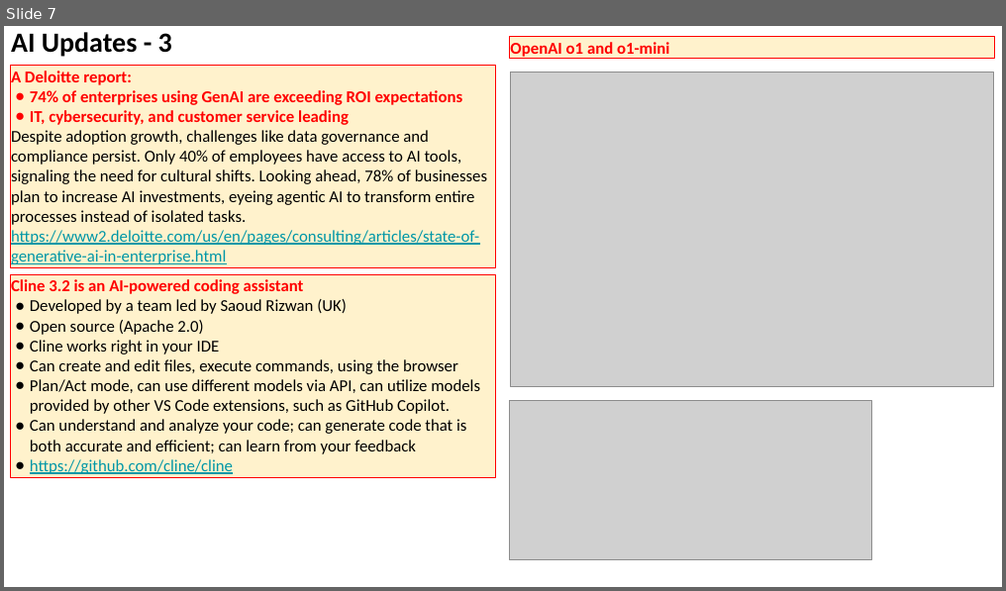
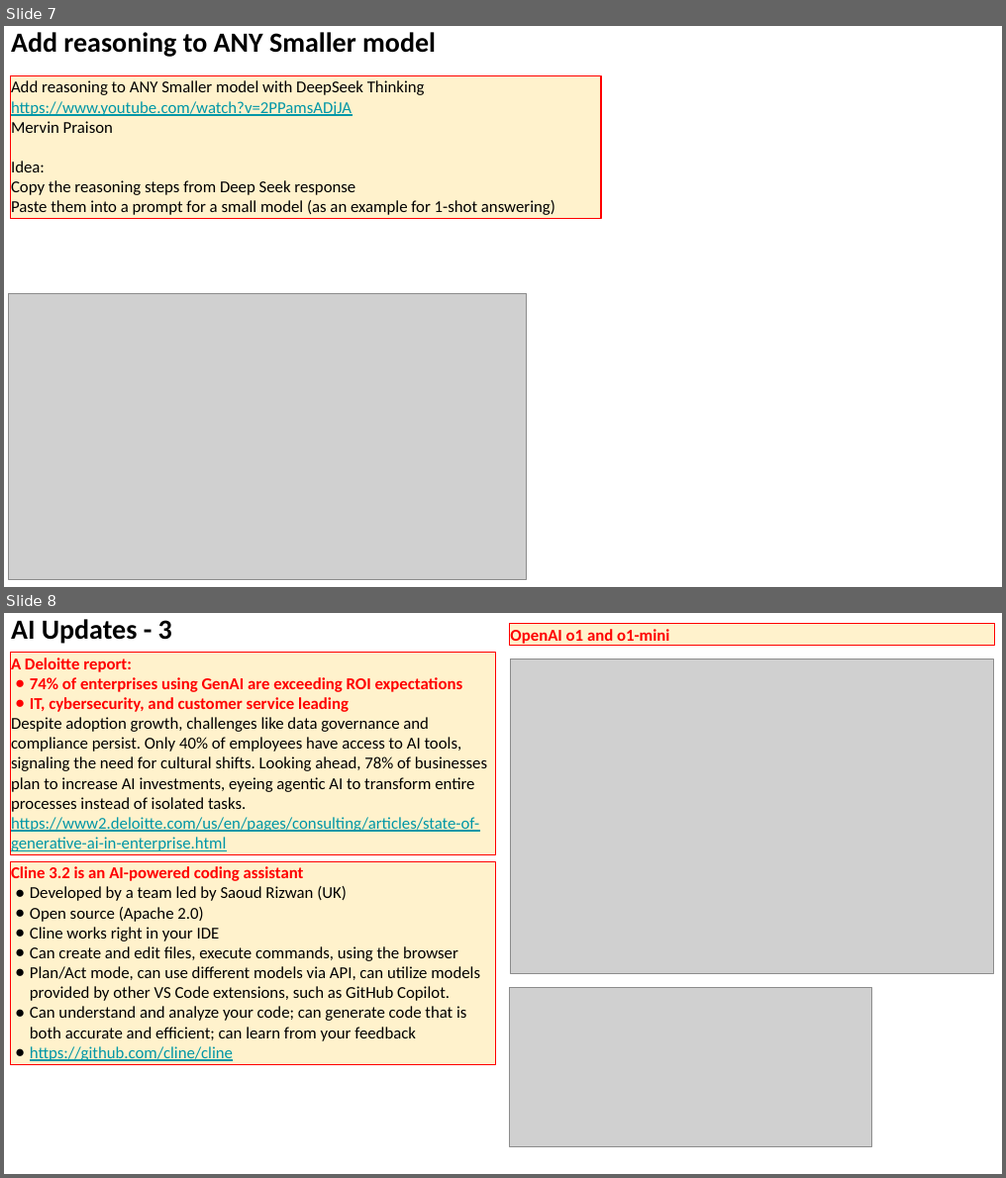
Before and after one commit to lselector/seminar, a slide deck: 2025/2025-01-24-AI-Updates.pptx. Shown one above the other, each under a label of ours: slide 7 before the commit, slides 7 and 8 after it. The pictures are 1006x591 and 1006x1178 pixels, drawn with LibreOffice and Linux fonts; fonts in the diff are those of the drawing; grey boxes stand for pictures. Boxes give left, top, right and bottom in pixels: in the first picture for what was removed or moved away, otherwise in the second. Text is boxed around its words. In the diff, an @@ line names an element or a change of style, - is before the commit and + after.

```diff
--- a/2025/2025-01-24-AI-Updates.pptx
+++ b/2025/2025-01-24-AI-Updates.pptx
@@ slide 7 added at (4, 26, 1002, 587), background #FFFFFF @@
@@ text added at (11, 32, 436, 57), 20 pt, text #000000, bold @@
+Add reasoning to ANY Smaller model
@@ rectangle added at (10, 76, 601, 219), fill #FFF2CC, outline #FF0000 0.75 pt, 12 pt, text #000000 @@
+Add reasoning to ANY Smaller model with DeepSeek Thinking
+https://www.youtube.com/watch?v=2PPamsADjJA
+Mervin Praison
+Idea:
+Copy the reasoning steps from Deep Seek response
+Paste them into a prompt for a small model (as an example for 1-shot answering)
@@ picture added at (9, 293, 527, 579) @@
@@ what was slide 7 is now slide 8 @@
```
Also in this commit, not shown: 4 slides changed, 4 other slides added.
